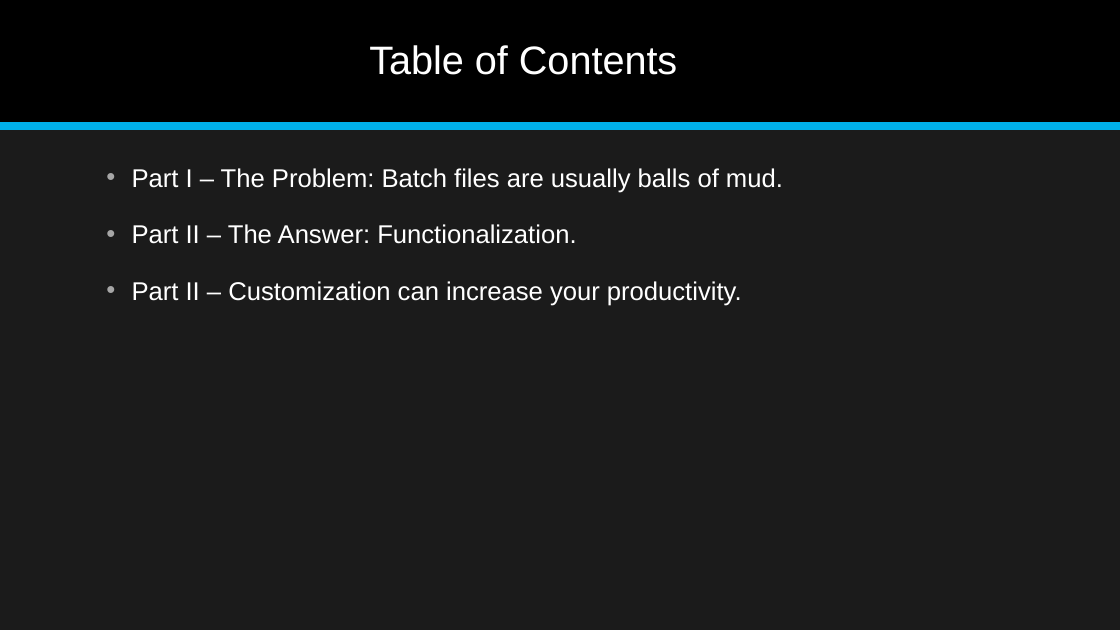
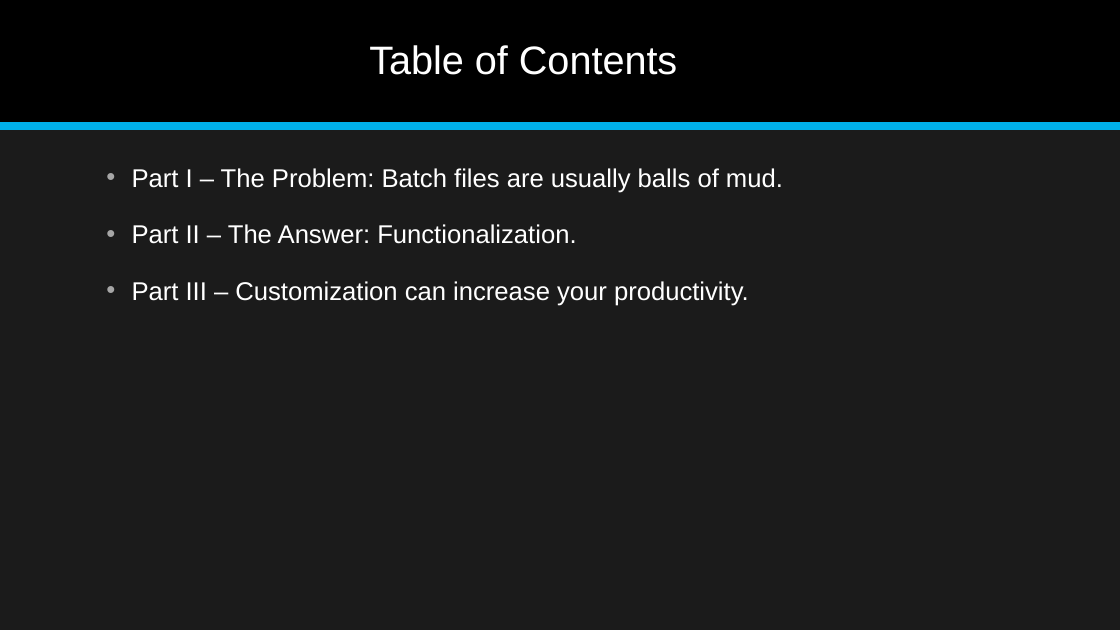
Before and after one commit to jonathan-r-jones/Composable-Batch-Files, a slide deck: slide 2 of Composable Batch File Helper.pptx. Drawn at 1120x630 pixels with LibreOffice and Linux fonts; fonts in the diff are those of the drawing. Boxes give left, top, right and bottom in pixels: in the first picture for what was removed or moved away, otherwise in the second. Text is boxed around its words. In the diff, an @@ line names an element or a change of style, - is before the commit and + after.

```diff
--- a/Composable Batch File Helper.pptx
+++ b/Composable Batch File Helper.pptx
@@ text at (132,281,749,306): text changed @@
-• Part II – Customization can increase your productivity.
+• Part III – Customization can increase your productivity.
```
Also in this commit, not shown: 1 other slide changed.
